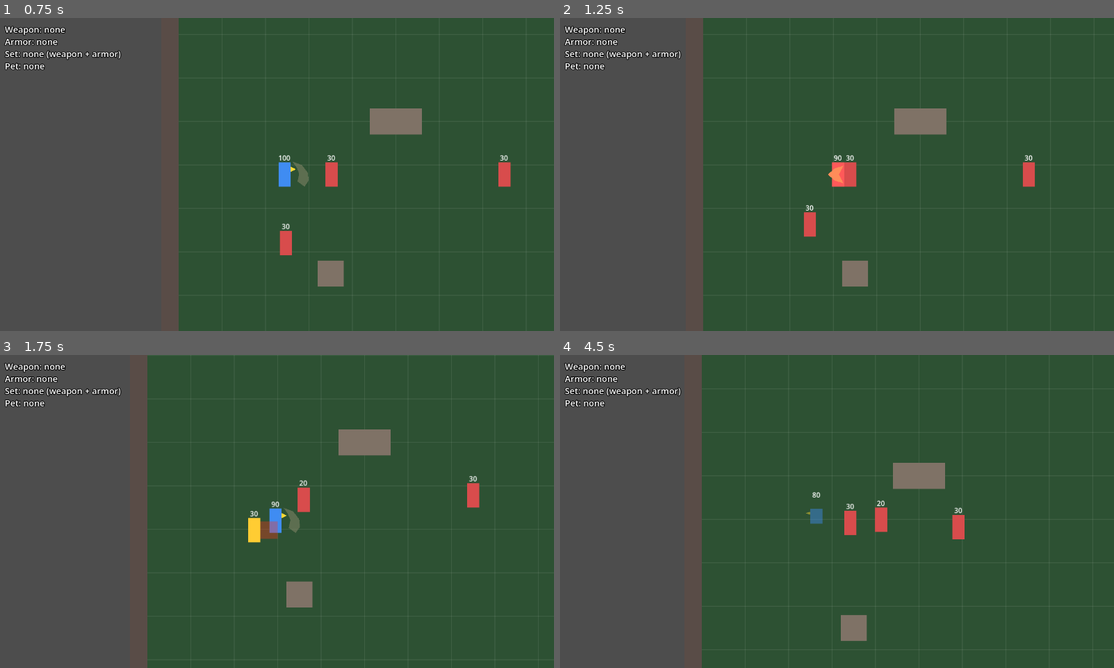
Above: before the commit, frames 1-4 (two rows, left to right).
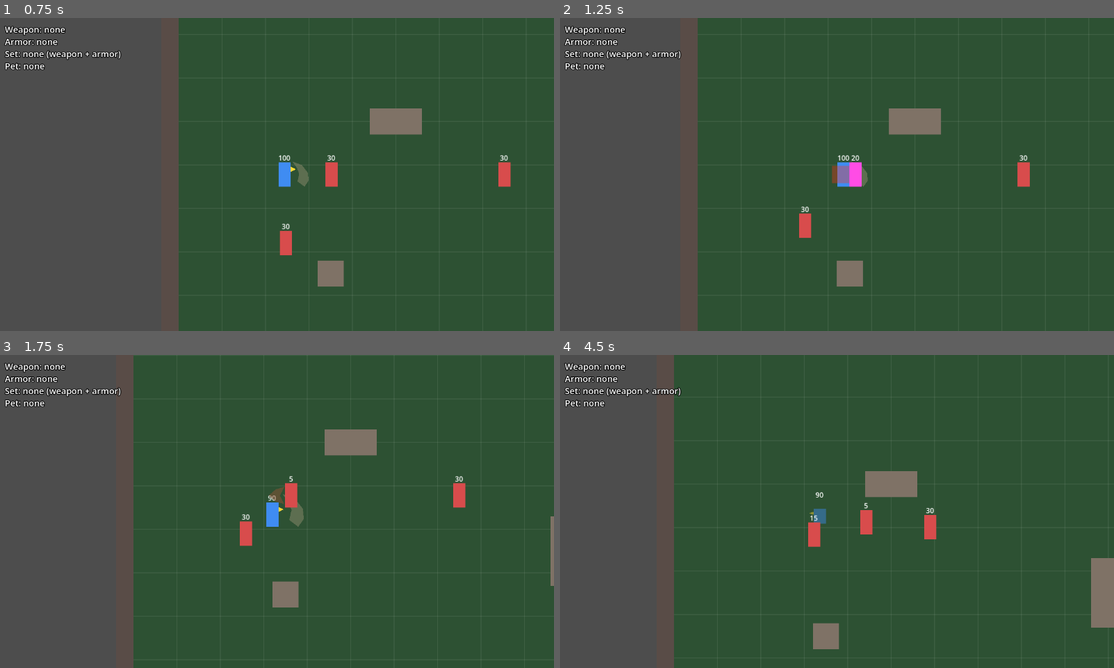
Above: after the commit, the same moments.

Repository: knc219-a11y/second-game
Game: Godot game, scene res://scenes/test_map.tscn
Same seed, same stepped clock (60 frames per second), same inputs: the game is played once before the commit and once after it.
Inputs:
- Up to frame 1 (0.75 s): hold Right (move_right) from 0.53 s (still down); hold X (attack) from 0.53 s (still down)
- Up to frame 2 (1.25 s): keep holding Right (move_right); keep holding X (attack)
- Up to frame 3 (1.75 s): release Right (move_right) at 1.28 s; release X (attack) at 1.28 s; hold Down (move_down) from 1.28 s (still down); tap X (attack) at 1.35 s
- Up to frame 4 (4.5 s): release Down (move_down) at 2.03 s; hold Right (move_right) 2.03-2.78 s; hold X (attack) 2.03-2.78 s; tap Space (roll) at 2.1, 4.35 s; hold Up (move_up) 2.78-3.53 s; tap X (attack) at 2.85 s; hold X (attack) 3.53-4.28 s; hold Left (move_left) from 3.53 s (still down)

Frame 1 is identical in both runs. In frame 2, 2.2% of the frame differs, in the area x 24-86%, y 0-100%; in frame 3, 5.1%; in frame 4, 9.0%, in the area x 20-100%, y 0-100%.

Commit message:
Player: holding X keeps the 3-hit combo going at the fastest mash pace
Co-Authored-By: Claude Opus 5.5 (1M context) <noreply@anthropic.com>
Claude-Session: https://claude.ai/code/session_0161SxNLiwhp9qVCJxXekXW1

Diff:
--- a/scripts/player.gd
+++ b/scripts/player.gd
@@ -9,6 +9,8 @@
 # 3-hit combo on X. A press in the last combo_window s of a hit (end of ACTIVE
 # + RECOVERY) is remembered and the next hit starts as soon as this one ends.
 # No press in time and the combo goes back to hit 1. After hit 3 it loops.
+# Holding X counts as pressing it every frame, so a held X chains the combo at
+# the same pace as the fastest mashing (no extra damage or speed).
 # Per-hit tables, index 0..2. combo_hitstop is the brief global freeze when
 # the hit lands (real-time seconds).
 @export var combo_window: float = 0.2
@@ -188,10 +190,10 @@
 		visual.scale.x = facing
 
 	if attack_phase != AttackPhase.NONE:
-		if Input.is_action_just_pressed("attack") and _attack_total() - attack_time <= combo_window:
+		if Input.is_action_pressed("attack") and _attack_total() - attack_time <= combo_window:
 			combo_queued = true
 		_update_attack(delta)
-	elif Input.is_action_just_pressed("attack"):
+	elif Input.is_action_pressed("attack"):
 		_start_attack(0)
 
 
